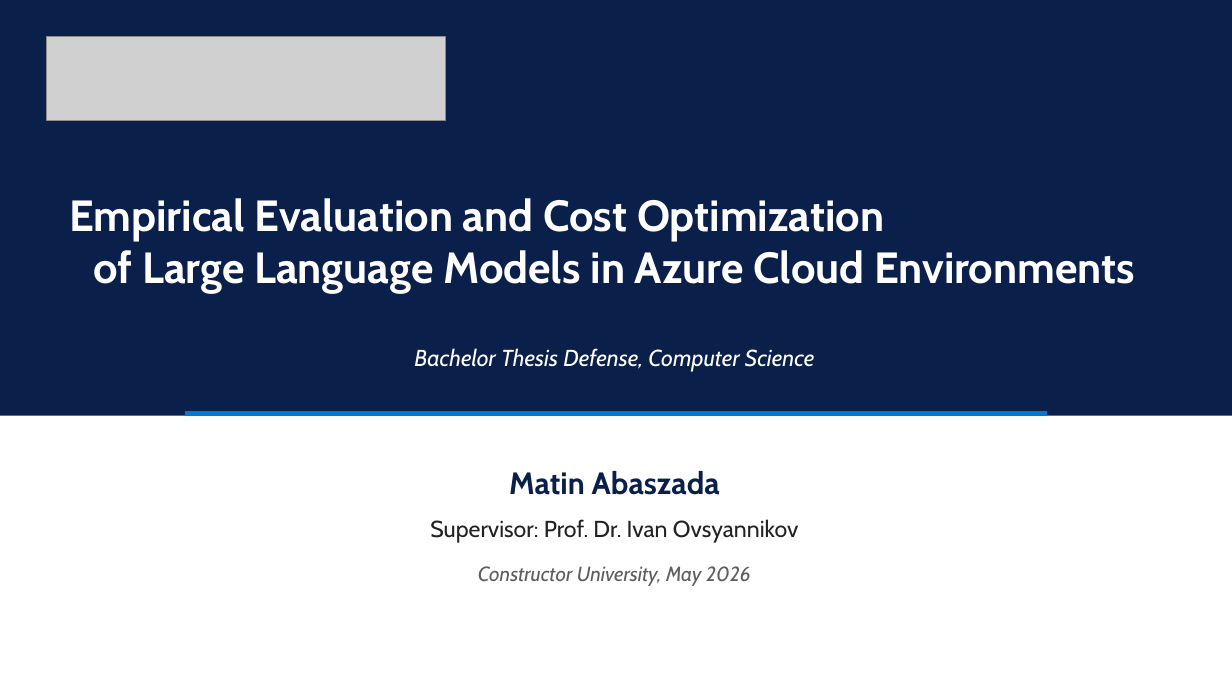
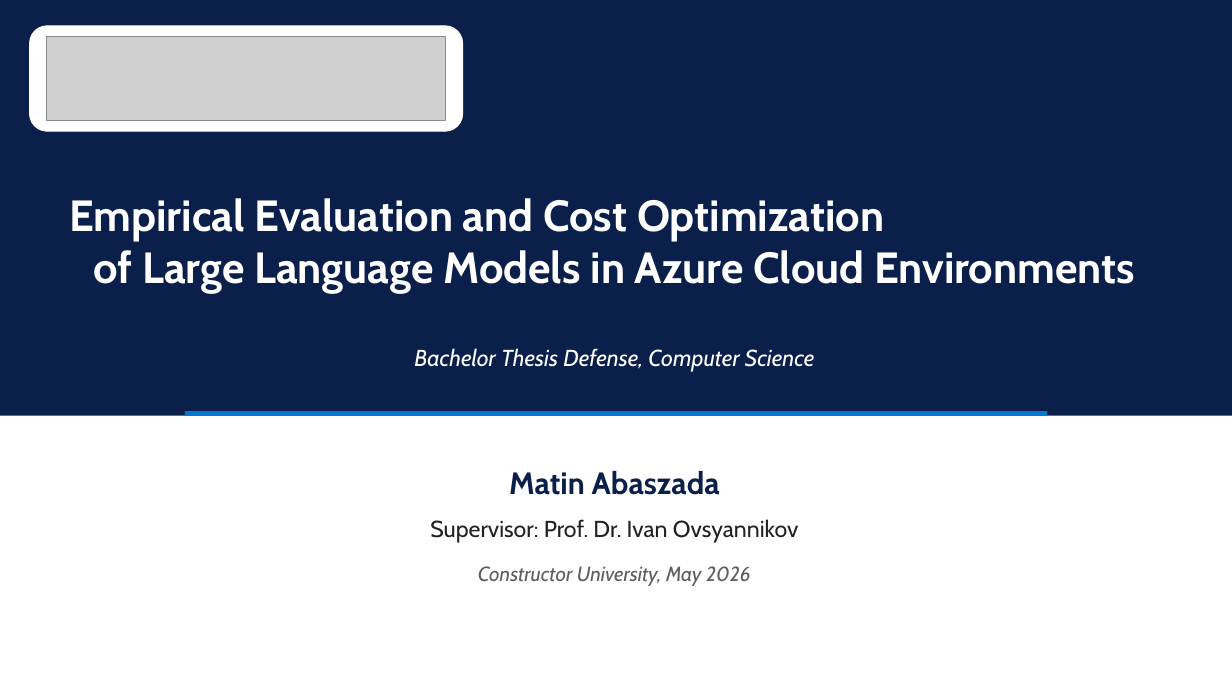
Before and after one commit to MatinAbaszada/llm-evaluation-azure, a slide deck: slide 1 of Presentation/Thesis_Defense.pptx. Drawn at 1232x693 pixels with LibreOffice and Linux fonts; fonts in the diff are those of the drawing; grey boxes stand for pictures. Boxes give left, top, right and bottom in pixels: in the first picture for what was removed or moved away, otherwise in the second. Text is boxed around its words. In the diff, an @@ line names an element or a change of style, - is before the commit and + after.

```diff
--- a/Presentation/Thesis_Defense.pptx
+++ b/Presentation/Thesis_Defense.pptx
@@ rounded rectangle added at (x1=30, y1=26, x2=463, y2=131), fill #FFFFFF, outline #FFFFFF 0.75 pt @@
```
Also in this commit, not shown: 17 other slides changed, 3 slides added, 8 other files.
